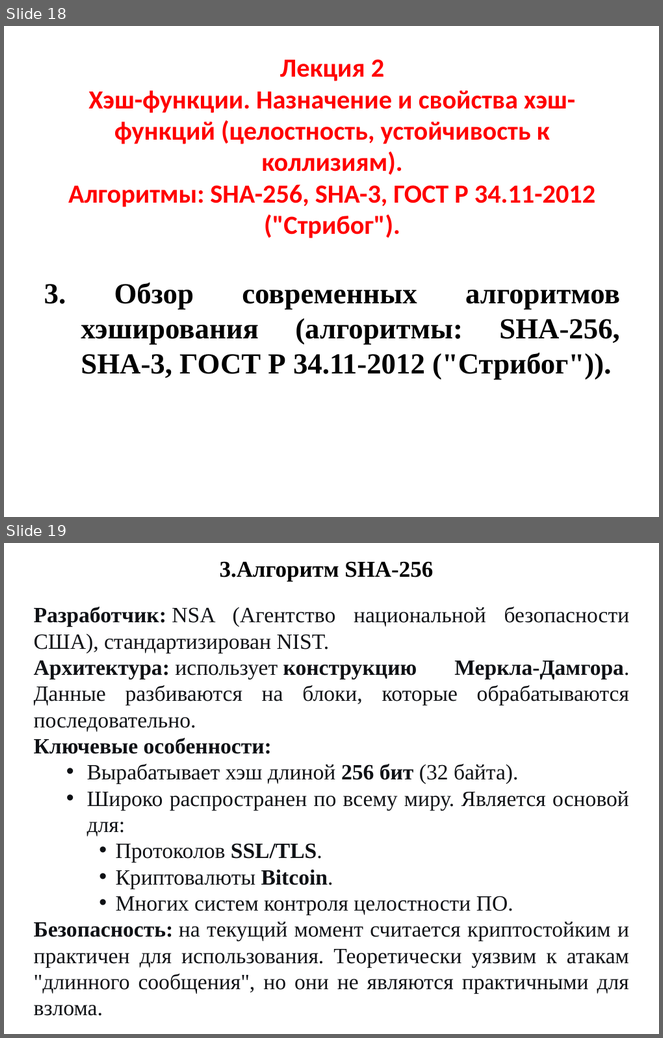
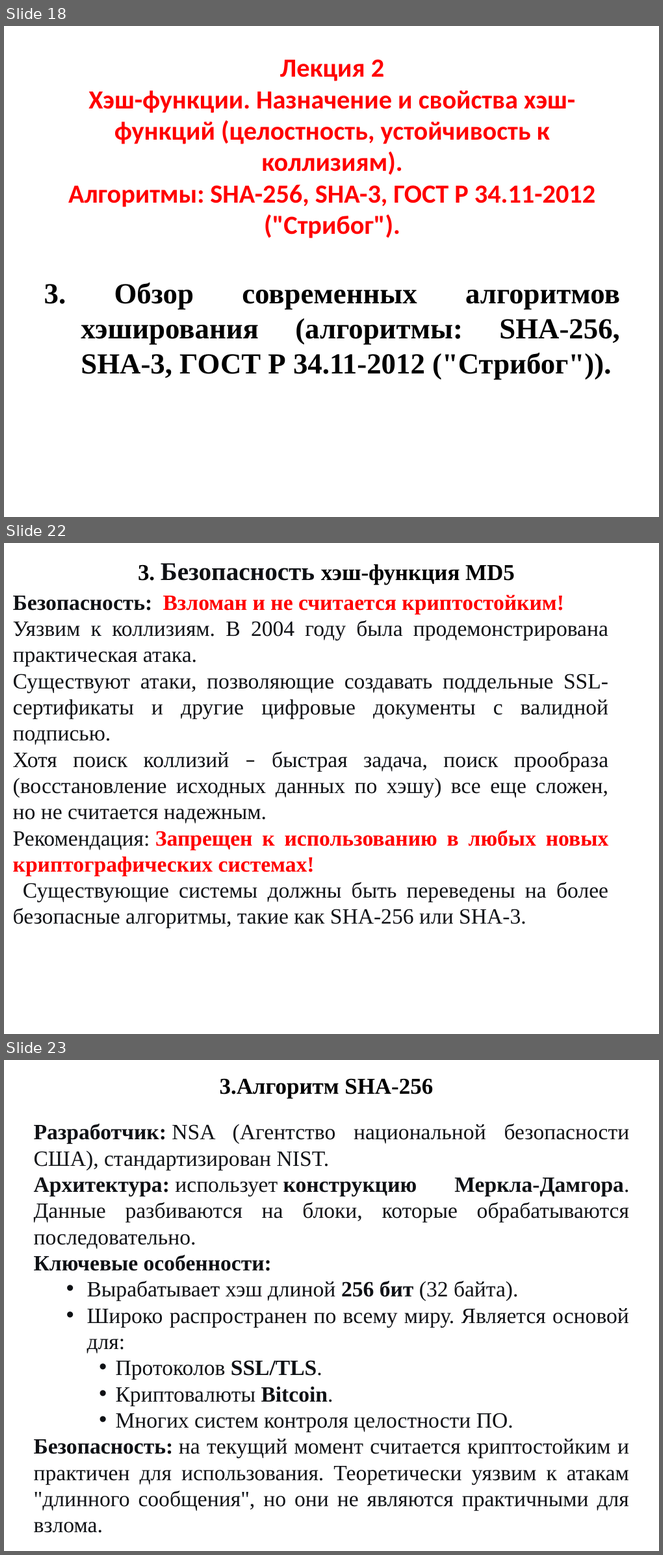
Before and after one commit to dimentoor/university_course, a slide deck: Part_2/Лекция 2.pptx. Shown one above the other, each under a label of ours: slides 18 and 19 before the commit, slides 18, 22 and 23 after it; the slides between them are not shown. The pictures are 663x1038 and 663x1555 pixels, drawn with LibreOffice and Linux fonts; fonts in the diff are those of the drawing. Boxes give left, top, right and bottom in pixels: in the first picture for what was removed or moved away, otherwise in the second. Text is boxed around its words. In the diff, an @@ line names an element or a change of style, - is before the commit and + after.

```diff
--- a/Part_2/Лекция 2.pptx
+++ b/Part_2/Лекция 2.pptx
@@ slide 22 added at <box>4,543,659,1034</box>, background #FFFFFF @@
@@ text added at <box>138,563,515,585</box>, 25 pt, text #000000, bold @@
+3. Безопасность хэш-функция MD5
@@ text added at <box>13,595,609,928</box>, 24 pt, text #0F1115 @@
+Безопасность: Взломан и не считается криптостойким!
+Уязвим к коллизиям. В 2004 году была продемонстрирована практическая атака.
+Существуют атаки, позволяющие создавать поддельные SSL-сертификаты и другие цифровые документы с валидной подписью.
+Хотя поиск коллизий – быстрая задача, поиск прообраза (восстановление исходных данных по хэшу) все еще сложен, но не считается надежным.
+Рекомендация: Запрещен к использованию в любых новых криптографических системах!
+Существующие системы должны быть переведены на более безопасные алгоритмы, такие как SHA-256 или SHA-3.
@@ what was slide 19 is now slide 23 @@
```
Also in this commit, not shown: 2 slides changed, 3 other slides added.
